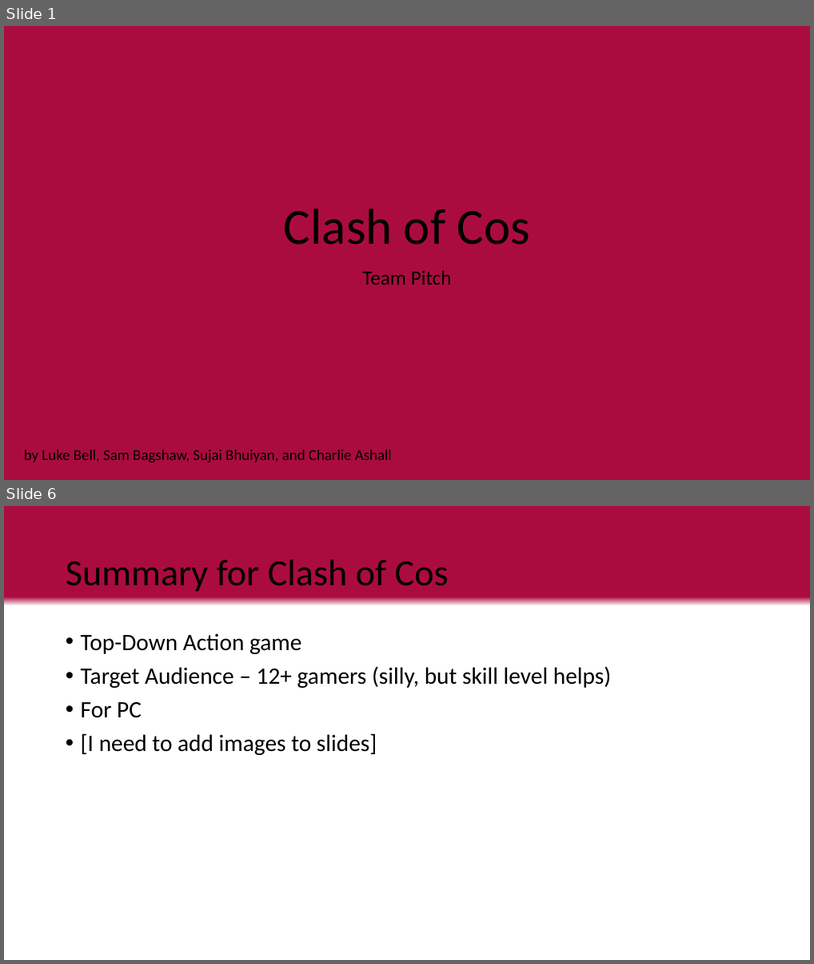
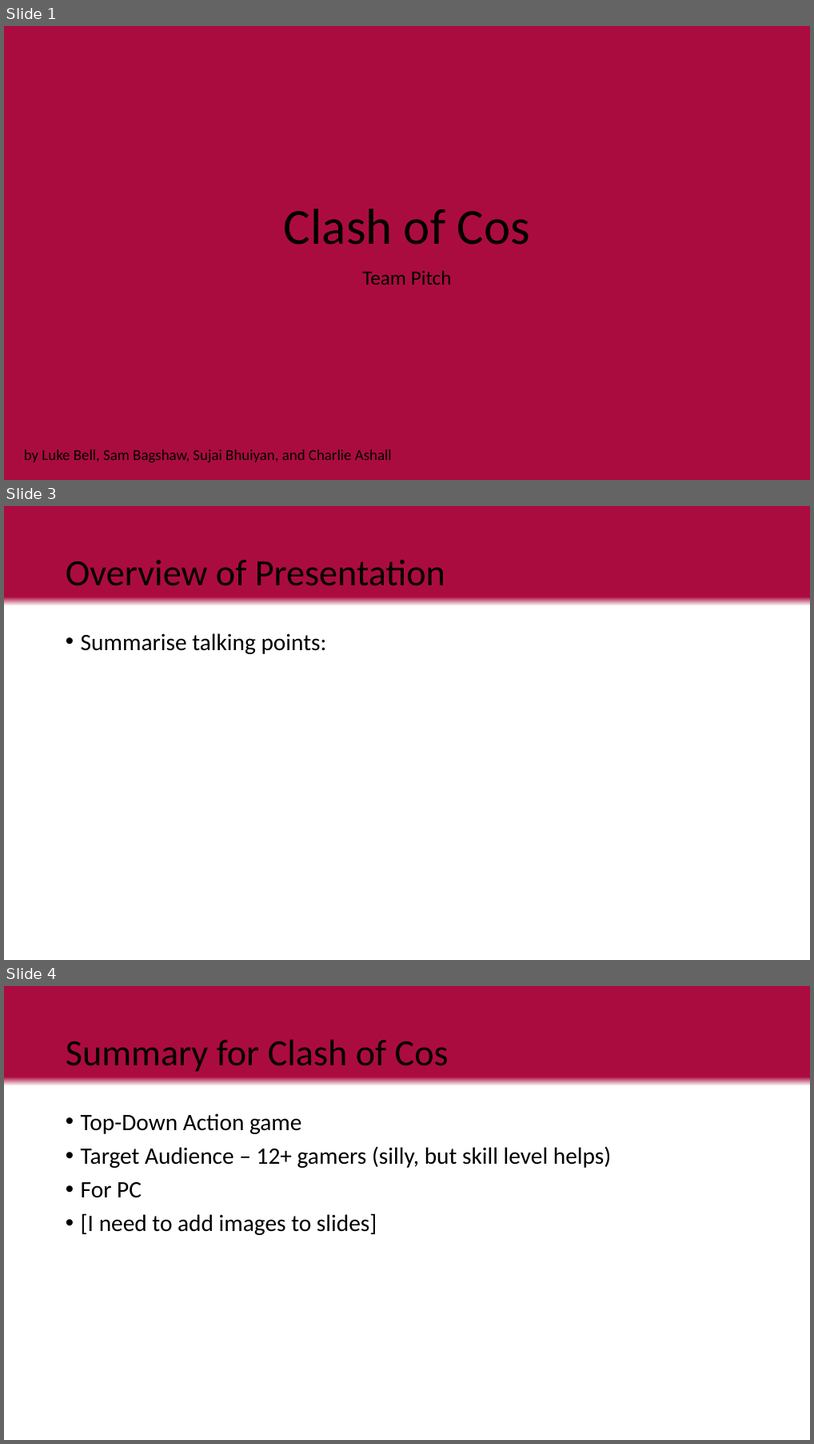
Before and after one commit to LuxRegem/Project_Clash-of-Cosplayers, a slide deck: Shared Documentation/Luke's Documents/Clash of Cos Team Pitch.pptx. Shown one above the other, each under a label of ours: slides 1 and 6 before the commit, slides 1, 3 and 4 after it; the slides between them are not shown. The pictures are 814x964 and 814x1444 pixels, drawn with LibreOffice and Linux fonts; fonts in the diff are those of the drawing. Boxes give left, top, right and bottom in pixels: in the first picture for what was removed or moved away, otherwise in the second. Text is boxed around its words. In the diff, an @@ line names an element or a change of style, - is before the commit and + after.

```diff
--- a/Shared Documentation/Luke's Documents/Clash of Cos Team Pitch.pptx
+++ b/Shared Documentation/Luke's Documents/Clash of Cos Team Pitch.pptx
@@ slide 3 added at (x1=4, y1=506, x2=810, y2=960), background gradient #AB0C3F to #FFFFFF @@
@@ title added at (x1=66, y1=560, x2=446, y2=586), 44 pt, text #000000 @@
+Overview of Presentation
@@ text added at (x1=81, y1=633, x2=327, y2=654), 28 pt, text #000000 @@
+• Summarise talking points:
@@ what was slide 6 is now slide 4 @@
```
Also in this commit, not shown: 5 slides changed.
